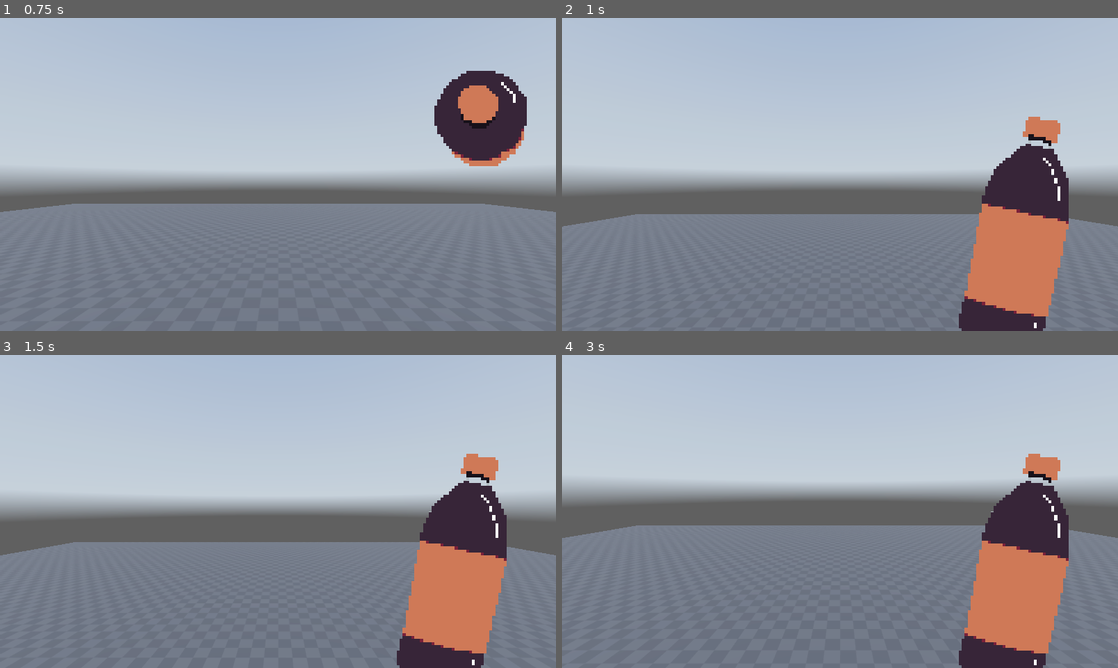
Above: before the commit, frames 1-4 (two rows, left to right).
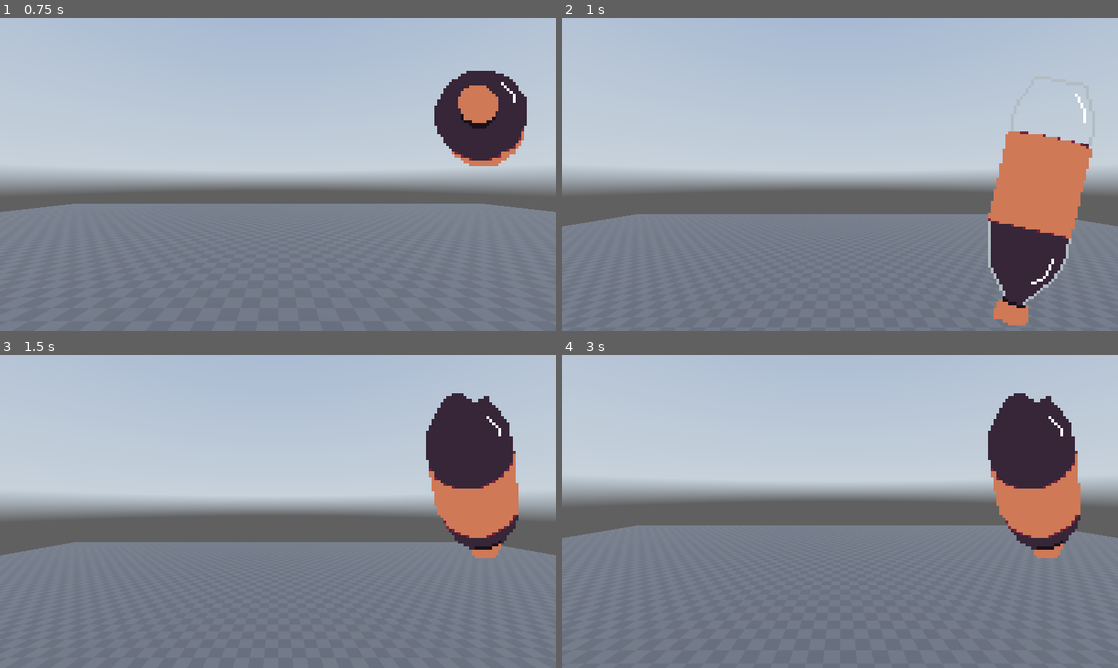
Above: after the commit, the same moments.

Repository: Shuflduf/Pepsi
Game: Godot game, scene res://world.tscn
Two runs of this game, one before a commit and one after it. Both use one fixed random seed, a clock stepped at 60 frames per second and the inputs below. A sky picture missing from this copy of the repository is replaced by a grey-blue gradient.
Inputs (mouse positions are in pixels of both pictures, inside the frame that each line leads up to):
- Up to frame 1 (0.75 s): tap Enter at 0.5 s; move the mouse to (305, 174) at 0.52 s; hold E (switch) from 0.53 s (still down); click (305, 174) at 0.67 s
- Up to frame 2 (1 s): keep holding E (switch); tap Space (jump) at 0.77 s
- Up to frame 3 (1.5 s): move the mouse to (250, 511) at 1.27 s; release E (switch) at 1.28 s; tap E (switch) at 1.35 s; click (250, 511) at 1.42 s
- Up to frame 4 (3 s): tap Space (jump) at 1.52, 2.75 s; move the mouse to (851, 505) at 2.02 s; hold E (switch) 2.03-2.78 s; click (851, 505) at 2.17 s; move the mouse to (834, 517) at 2.77 s; tap E (switch) at 2.85 s; click (834, 517) at 2.92 s

Frame 1 is identical in both runs. In frame 2, 9.8% of the frame differs, in the area x 71-96%, y 24-100%; in frame 3, 13%, in the area x 71-94%, y 12-100%; in frame 4, 13%.

Commit message:
trying dyn image testing

Diff:
--- a/player.gd
+++ b/player.gd
@@ -17,11 +17,37 @@
 
 func _ready() -> void:
     switch_texture_set(PepsiState.Ranged)
+    print(test())
     Input.mouse_mode = Input.MOUSE_MODE_CAPTURED
     %PepsiAnim.play(&"reload")
 
+func test():
+    var img = %PepsiBar.texture_progress.get_image()
+
+    var width = img.get_width()
+    var height = img.get_height()
+
+
+    var min_y = height
+    var max_y = 0
+    var has_visible_pixel = false
+
+    for y in range(height):
+        for x in range(width):
+            var color = img.get_pixel(x, y)
+
+            if color.a > 0:
+                has_visible_pixel = true
+                min_y = min(min_y, y)
+                max_y = max(max_y, y)
+
+    if not has_visible_pixel:
+        return [0, 0]
+
+    return [min_y, max_y]
+
 func _process(delta: float) -> void:
-    if Input.is_mouse_button_pressed(MOUSE_BUTTON_LEFT) and is_pepsi_ready:
+    if Input.is_mouse_button_pressed(MOUSE_BUTTON_LEFT) and is_pepsi_ready and current_state == PepsiState.Ranged:
         ammo -= delta * 50
         check_ammo()
     refresh_pepsi_bar()
@@ -61,6 +87,8 @@
 func switch_state():
     is_pepsi_ready = false
     print("switching")
+    %PepsiBar.hide()
+    %PepsiAnim.show()
     match current_state:
         PepsiState.Ranged:
             %PepsiAnim.play(&"switch_melee")
@@ -89,7 +117,9 @@
             is_pepsi_ready = true
             %PepsiBar.show()
             %PepsiAnim.hide()
+            switch_texture_set(PepsiState.Melee)
         &"switch_ranged":
             is_pepsi_ready = true
             %PepsiBar.show()
             %PepsiAnim.hide()
+            switch_texture_set(PepsiState.Ranged)
Not shown, changed: pepsi.aseprite
